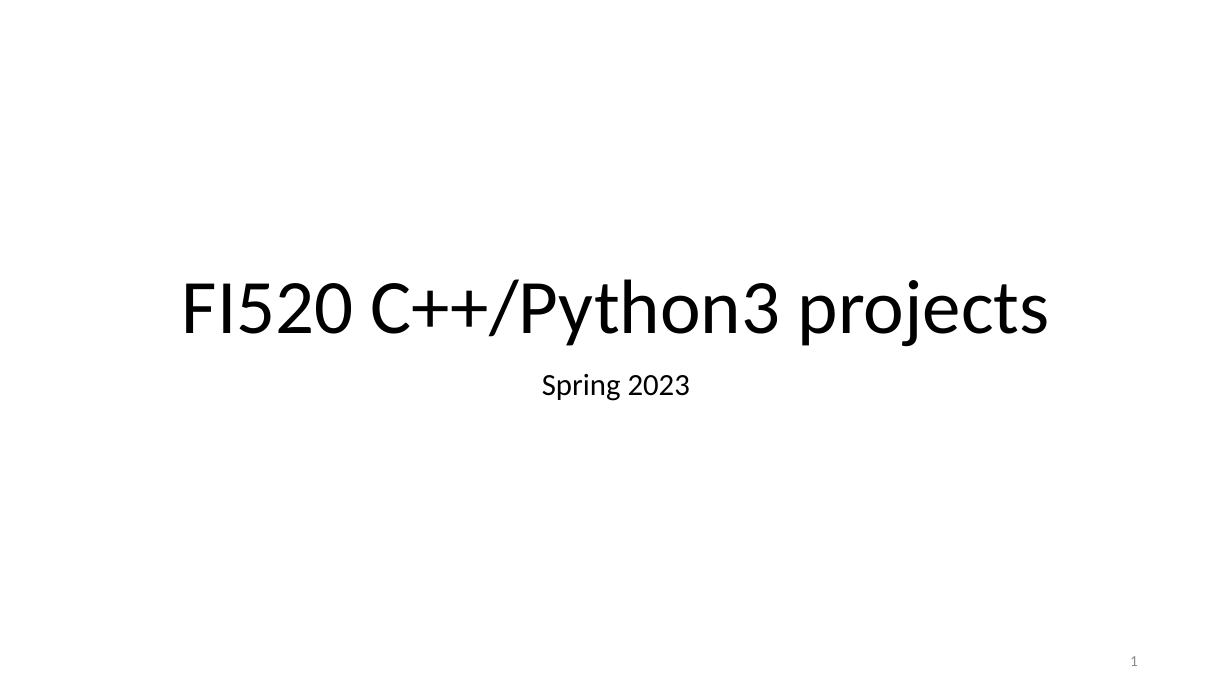
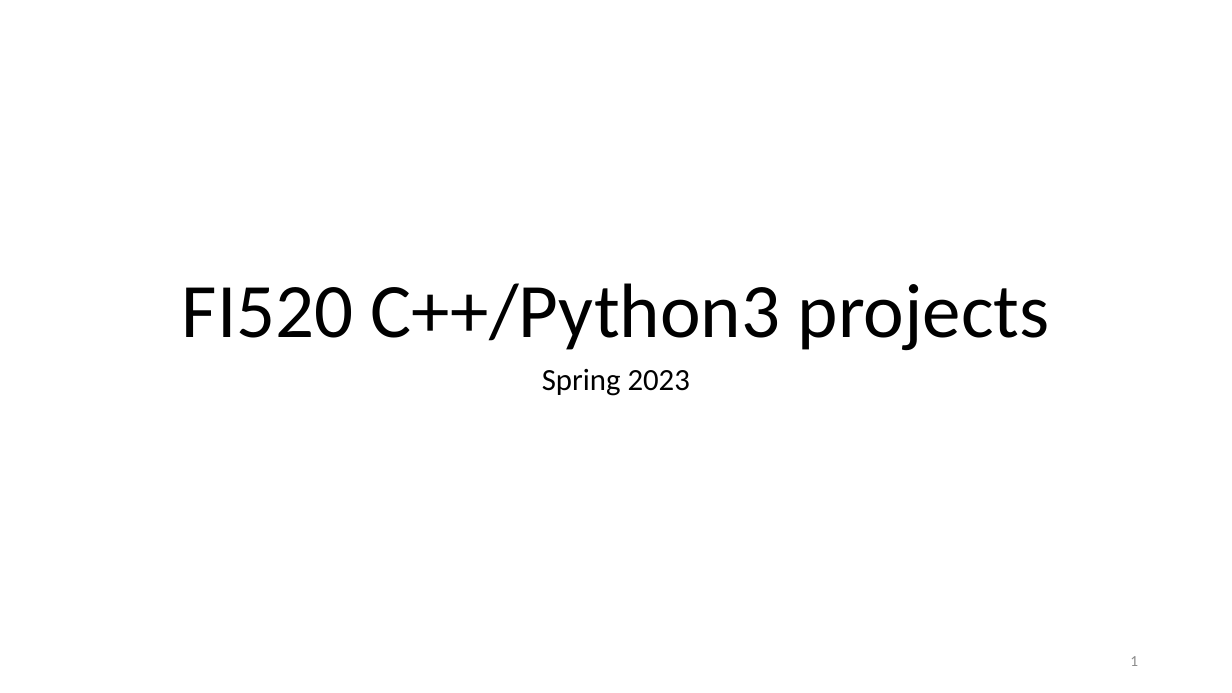
Before and after one commit to jsmartini/FI520QuantFin, a slide deck: slide 1 of FI520 Project Workflow.pptx. Drawn at 1232x693 pixels with LibreOffice and Linux fonts; fonts in the diff are those of the drawing. Boxes give left, top, right and bottom in pixels: in the first picture for what was removed or moved away, otherwise in the second. Text is boxed around its words. In the diff, an @@ line names an element or a change of style, - is before the commit and + after.

```diff
--- a/FI520 Project Workflow.pptx
+++ b/FI520 Project Workflow.pptx
@@ title "FI520 C++/Python3 projects": place and size @@
-title "FI520 C++/Python3 projects" at [182,279,1050,347]
+title "FI520 C++/Python3 projects" at [182,283,1050,351]
@@ subtitle "Spring 2023": place and size @@
-subtitle "Spring 2023" at [542,374,690,401]
+subtitle "Spring 2023" at [542,369,690,396]
@@ page number at [1130,656,1138,666]: text colour #8C8C8C to #8B8B8B @@
```
Also in this commit, not shown: 7 other slides changed, 4 other files.
